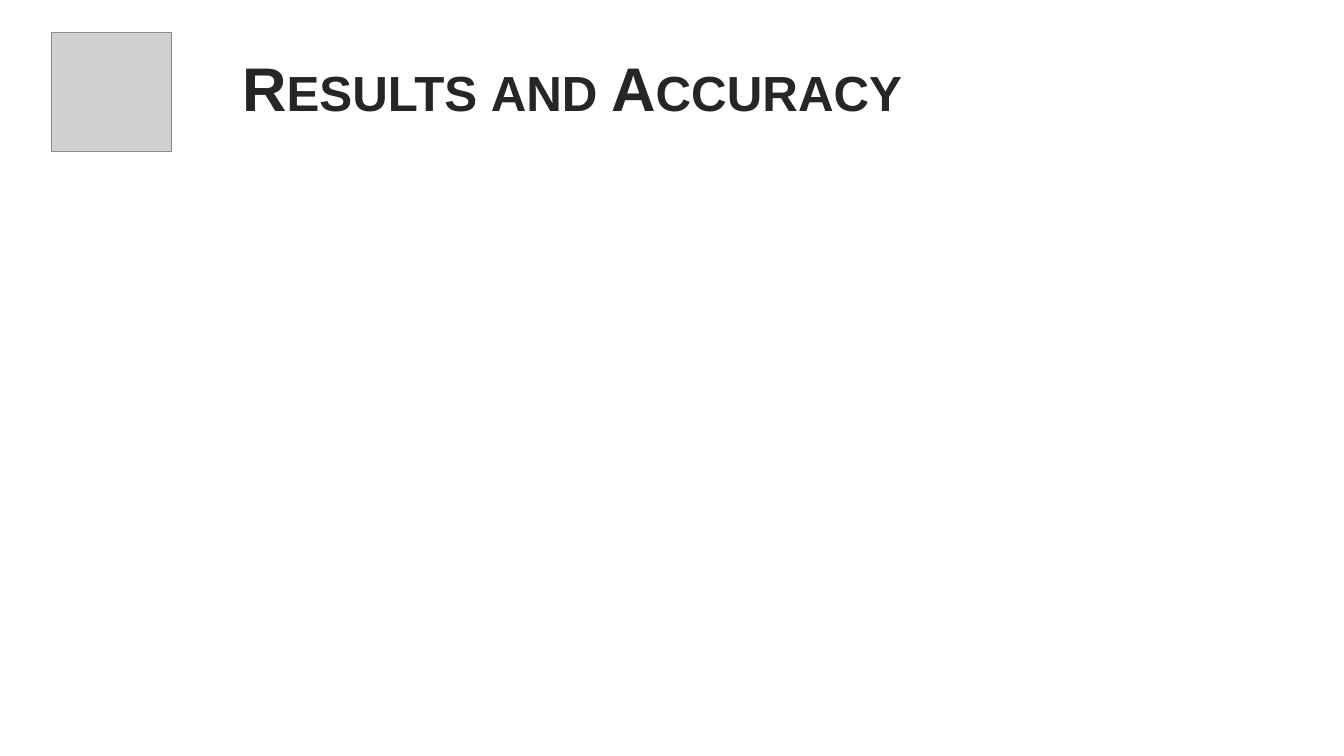
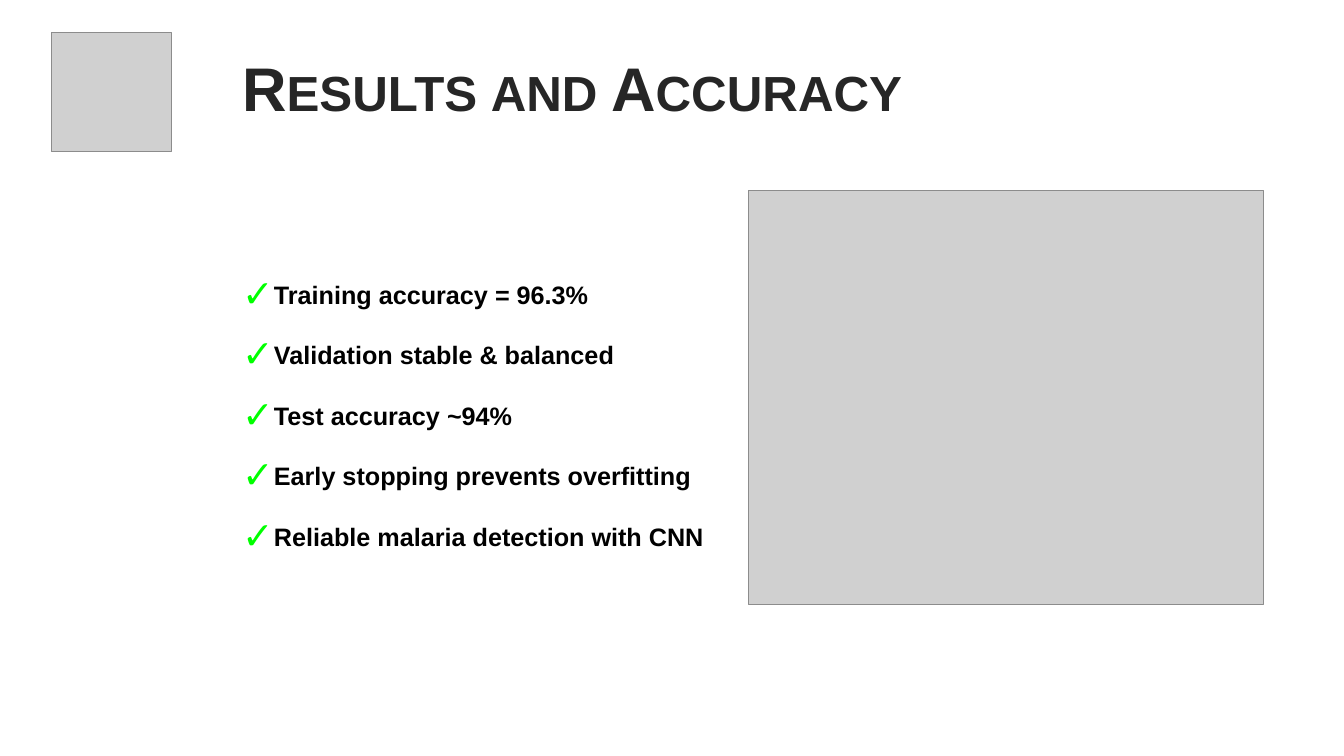
Before and after one commit to anodiamadmin/AIML, a slide deck: slide 6 of 07NuralNetworks/TF/002MalariaProject/ProjectReport/slides.pptx. Drawn at 1344x756 pixels with LibreOffice and Linux fonts; fonts in the diff are those of the drawing; grey boxes stand for pictures. Boxes give left, top, right and bottom in pixels: in the first picture for what was removed or moved away, otherwise in the second. Text is boxed around its words. In the diff, an @@ line names an element or a change of style, - is before the commit and + after.

```diff
--- a/07NuralNetworks/TF/002MalariaProject/ProjectReport/slides.pptx
+++ b/07NuralNetworks/TF/002MalariaProject/ProjectReport/slides.pptx
@@ picture added at <box>748,191,1264,604</box> @@
@@ text added at <box>274,285,704,547</box>, 18 pt, text #000000, bold @@
+✓ Training accuracy = 96.3%
+✓ Validation stable & balanced
+✓ Test accuracy ~94%
+✓ Early stopping prevents overfitting
+✓ Reliable malaria detection with CNN
```
Also in this commit, not shown: 1 other slide changed, 4 other files.
